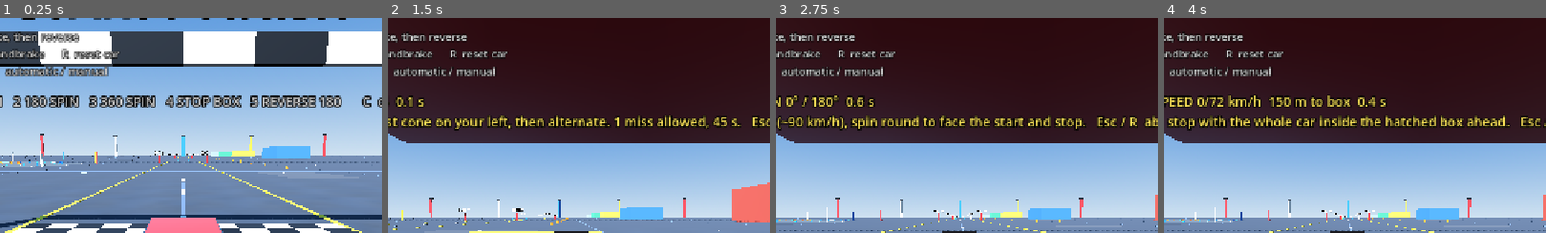
Above: before the commit, frames 1-4 (left to right).
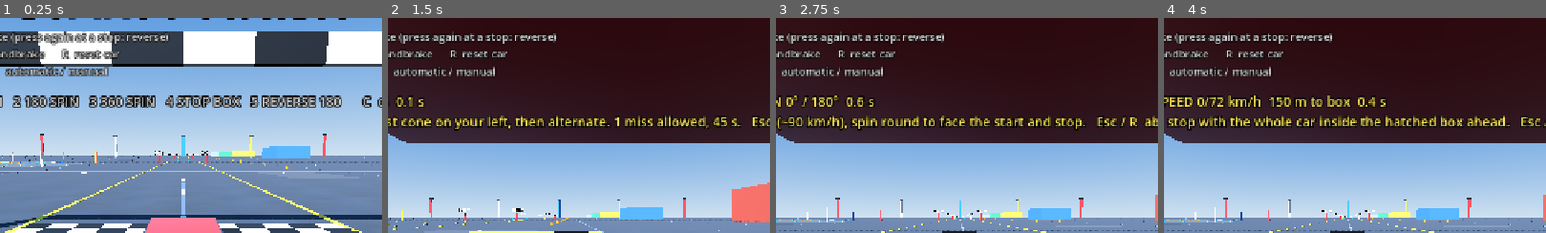
Above: after the commit, the same moments.

Repository: kokosro/factory-driver
Game: Godot game, scene res://scenes/main.tscn
The game is run twice, just before and just after one commit, with the same random seed, the same clock (stepped at 60 frames per second) and the same inputs.
Inputs:
- Up to frame 1 (0.25 s): no input
- Up to frame 2 (1.5 s): tap Enter at 0.5 s; hold Right (steer_right) 0.53-1.28 s; tap C (camera_cycle) at 0.6 s; tap R (reset_car) at 1.25 s; hold Down (brake) from 1.28 s (still down); tap 1 (test_1) at 1.35 s
- Up to frame 3 (2.75 s): tap R (reset_car) at 2 s; release Down (brake) at 2.03 s; hold Right (steer_right) from 2.03 s (still down); tap 2 (test_2) at 2.1 s
- Up to frame 4 (4 s): tap R (reset_car) at 2.75, 3.5 s; release Right (steer_right) at 2.78 s; hold Up (accelerate) 2.78-3.53 s; tap 3 (test_3) at 2.85 s; hold Left (steer_left) from 3.53 s (still down); tap 4 (test_4) at 3.6 s
The pictures show only the part of the screen within x 26-76%, y 0-50%; the shares and areas given below are measured in that part.

The runs differ from the first frame. In frame 1, 1.3% of the frame differs, in the area x 2-45%, y 6-13%; in frame 2, 0.9%; in frame 3, 0.9%; in frame 4, 0.9%.

Commit message:
README and HUD controls: brake / reverse semantics, tyre model, REVERSE_180, key 5
Controls: the brake always brakes and holds; a fresh Down / S press while
stopped engages reverse, a fresh Up / W press while stopped (or rolling
nose-first) engages forward. Driving feel rewritten for the tyre-force model
and 1 g braking. REVERSE_180 row in the handling tests table, five tests and
key 5 in mission mode. HUD controls line says the same about reverse.

Diff:
--- a/scenes/hud.tscn
+++ b/scenes/hud.tscn
@@ -54,7 +54,7 @@
 theme_override_colors/font_outline_color = Color(0, 0, 0, 1)
 theme_override_constants/outline_size = 6
 theme_override_font_sizes/font_size = 18
-text = "Up / W  accelerate      Down / S  brake, then reverse
+text = "Up / W  accelerate      Down / S  brake (press again at a stop: reverse)
 Left / A, Right / D  steer      Space  handbrake      R  reset car
 Q / E  shift down / up (manual)      M  automatic / manual"
 
Not shown, changed: README.md
